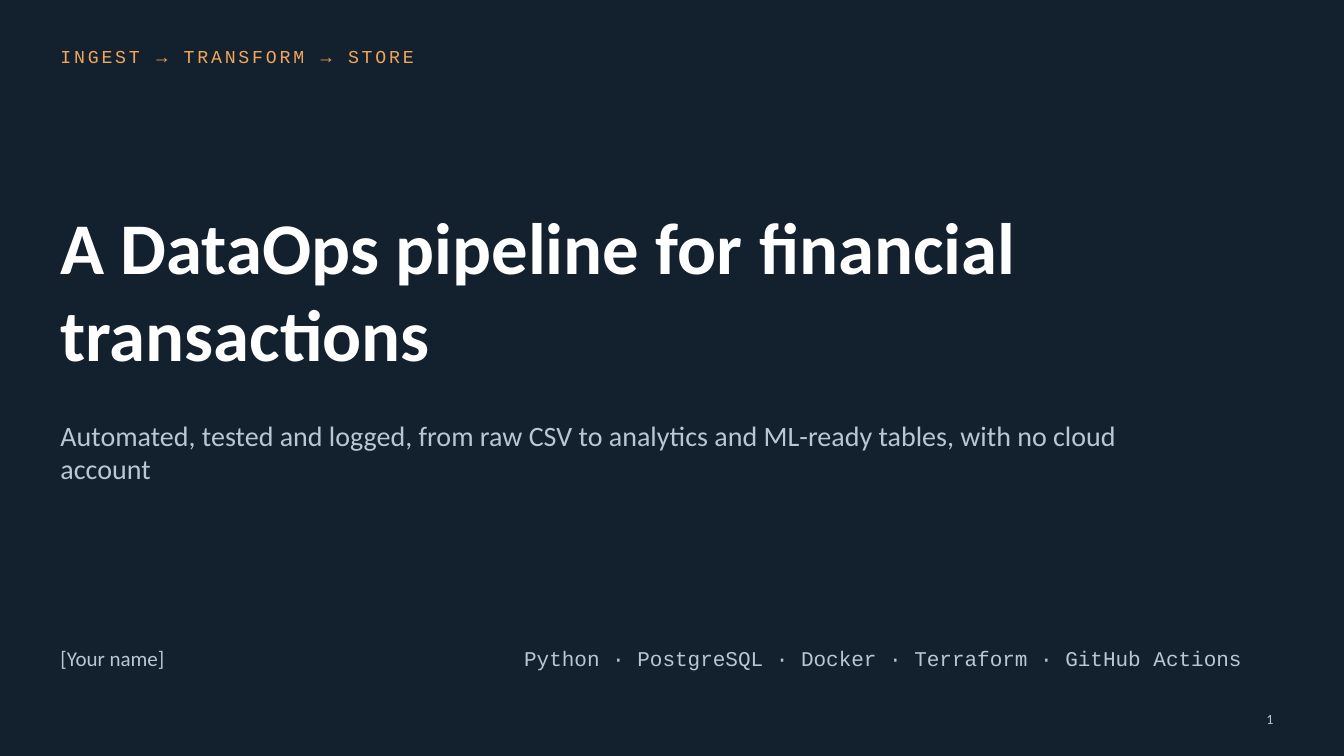
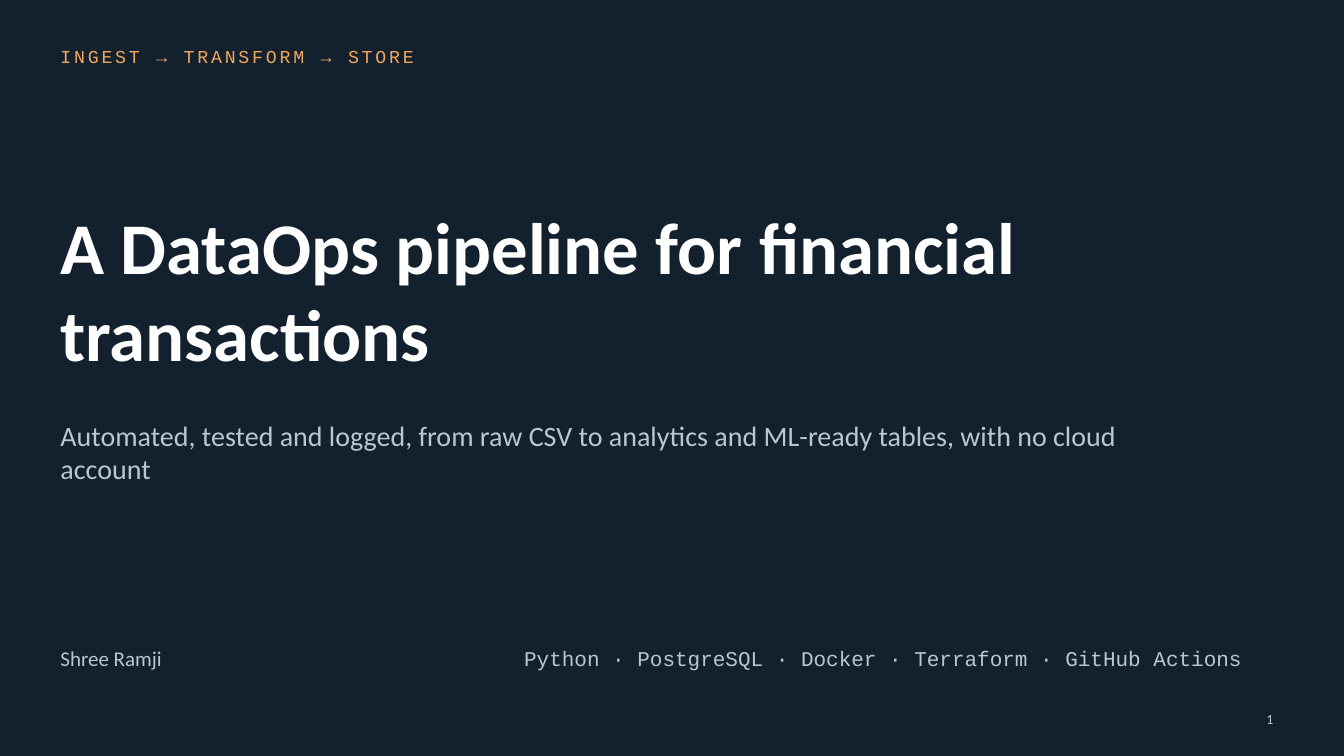
Before and after one commit to ramjishree305-beep/Coventry-Building-Society----Dataops-Pipeline, a slide deck: slide 1 of presentation/DataOps_Pipeline_Presentation.pptx. Drawn at 1344x756 pixels with LibreOffice and Linux fonts; fonts in the diff are those of the drawing. Boxes give left, top, right and bottom in pixels: in the first picture for what was removed or moved away, otherwise in the second. Text is boxed around its words. In the diff, an @@ line names an element or a change of style, - is before the commit and + after.

Commit message:
Update name and repo link in presentation

```diff
--- a/presentation/DataOps_Pipeline_Presentation.pptx
+++ b/presentation/DataOps_Pipeline_Presentation.pptx
@@ text at (60,651,162,670): text changed @@
-[Your name]
+Shree Ramji
```
Also in this commit, not shown: 4 other slides changed.
